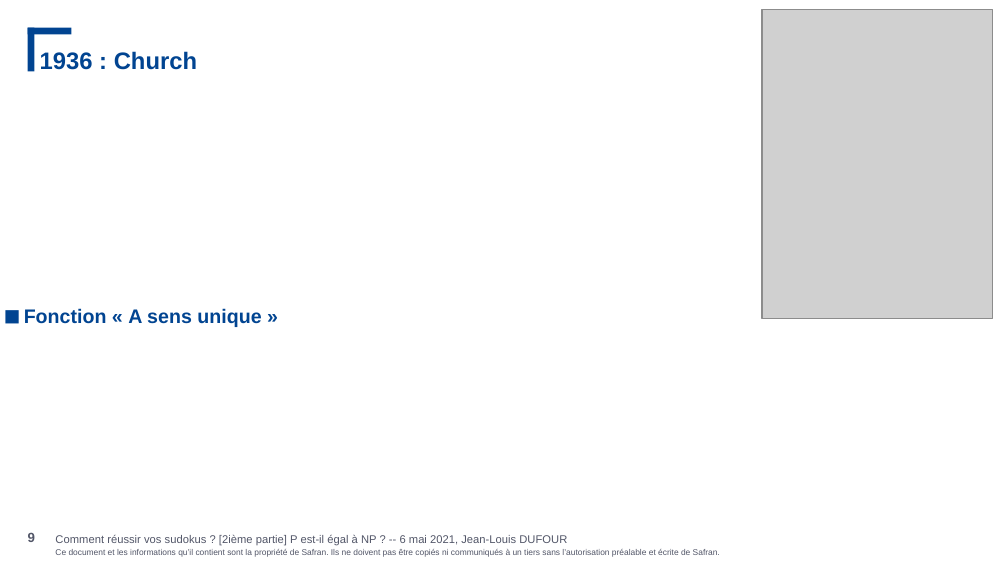
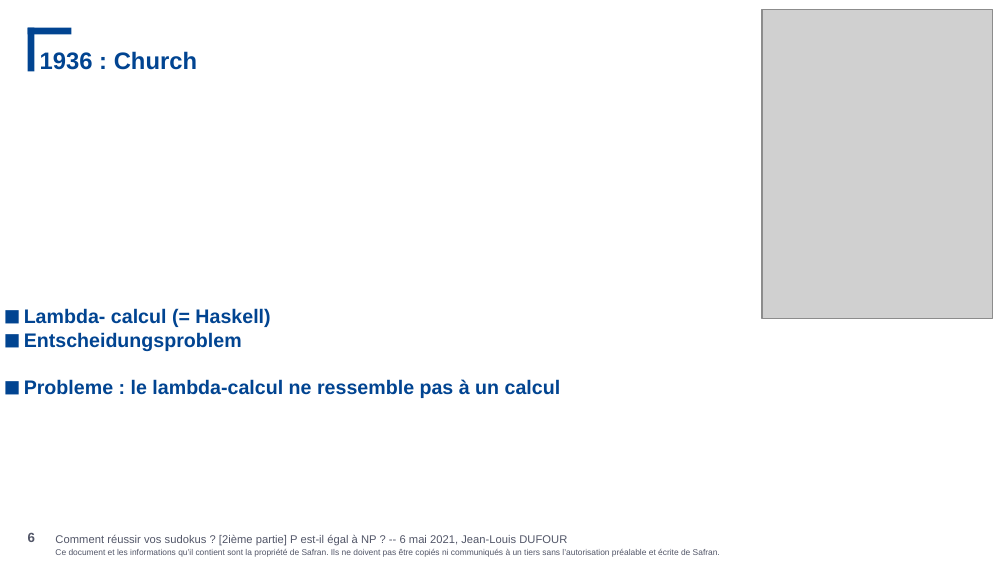
Before and after one commit to JeanLouisDufour/cours_comp, a slide deck: slide 6 of decidability.pptx (slide 9 before the commit). Drawn at 1008x567 pixels with LibreOffice and Linux fonts; fonts in the diff are those of the drawing; grey boxes stand for pictures; background and template pictures are left out. Boxes give left, top, right and bottom in pixels: in the first picture for what was removed or moved away, otherwise in the second. Text is boxed around its words. In the diff, an @@ line names an element or a change of style, - is before the commit and + after.

```diff
--- a/decidability.pptx
+++ b/decidability.pptx
@@ text at bbox=[24, 308, 561, 398]: text changed @@
-■ Fonction « A sens unique »
+■ Lambda- calcul (= Haskell)
+■ Entscheidungsproblem
+■ Probleme : le lambda-calcul ne ressemble pas à un calcul
```
Also in this commit, not shown: 11 other slides changed, 1 other file.
